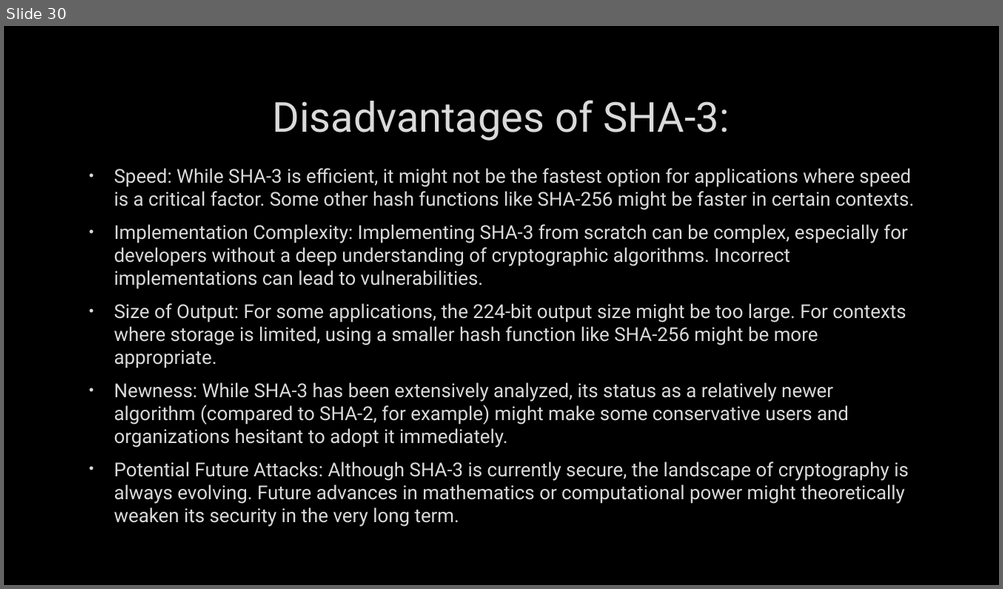
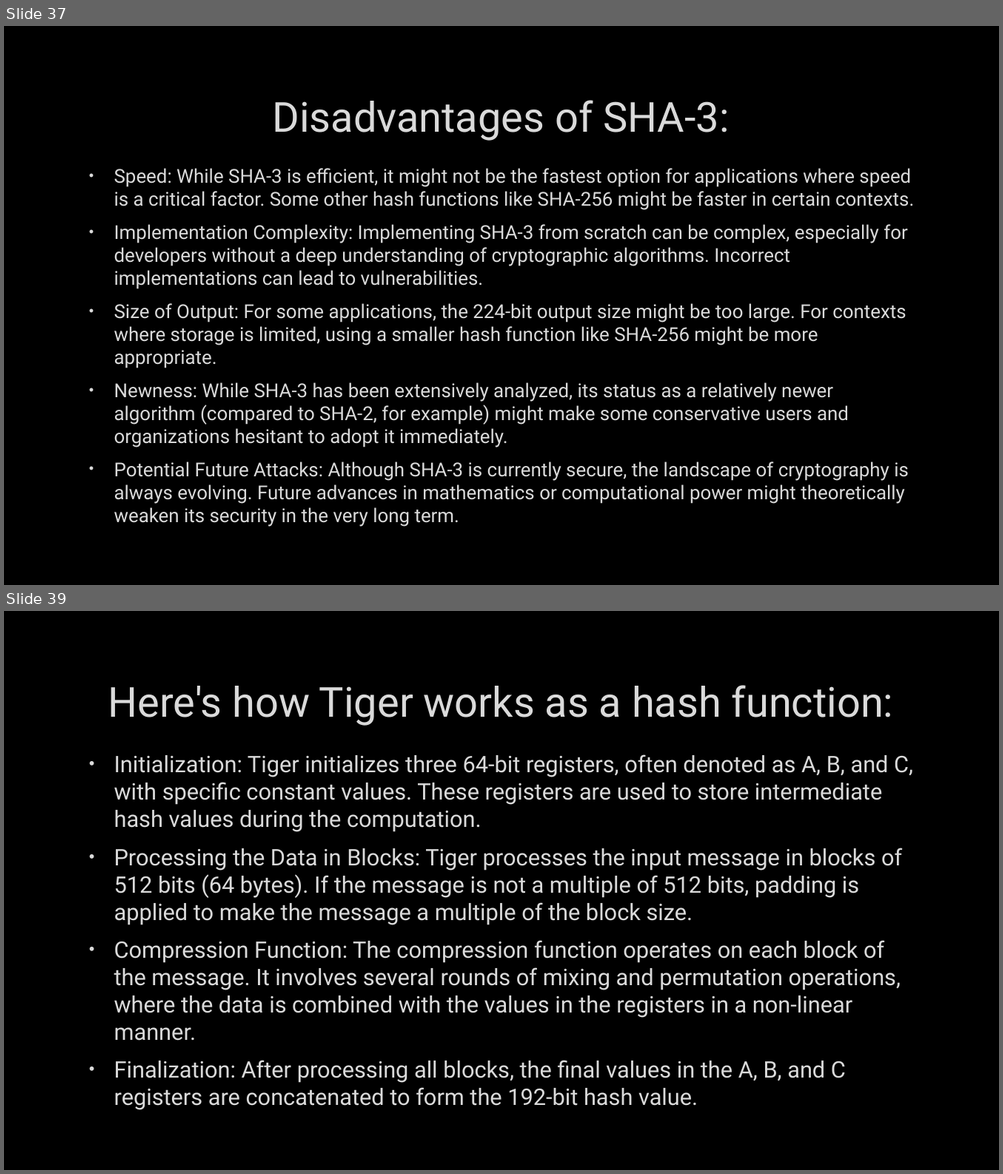
Before and after one commit to MohamedEmary/graduation-project, a slide deck: tasks/week-01/hashing.pptx. Shown one above the other, each under a label of ours: slide 30 before the commit, slides 37 and 39 after it; the slides between them are not shown. The pictures are 1003x589 and 1003x1174 pixels, drawn with LibreOffice and Linux fonts; fonts in the diff are those of the drawing; background and template pictures are left out. Boxes give left, top, right and bottom in pixels: in the first picture for what was removed or moved away, otherwise in the second. Text is boxed around its words. In the diff, an @@ line names an element or a change of style, - is before the commit and + after.

```diff
--- a/tasks/week-01/hashing.pptx
+++ b/tasks/week-01/hashing.pptx
@@ slide 39 added at [4,611,999,1170], background picture (left out) @@
@@ title added at [108,685,893,726], 40 pt, text #DADADA @@
+Here's how Tiger works as a hash function:
@@ text added at [114,755,913,1111], 22 pt, text #DADADA @@
+• Initialization: Tiger initializes three 64-bit registers, often denoted as A, B, and C, with specific constant values. These registers are used to store intermediate hash values during the computation.
+• Processing the Data in Blocks: Tiger processes the input message in blocks of 512 bits (64 bytes). If the message is not a multiple of 512 bits, padding is applied to make the message a multiple of the block size.
+• Compression Function: The compression function operates on each block of the message. It involves several rounds of mixing and permutation operations, where the data is combined with the values in the registers in a non-linear manner.
+• Finalization: After processing all blocks, the final values in the A, B, and C registers are concatenated to form the 192-bit hash value.
@@ what was slide 30 is now slide 37 @@
```
Also in this commit, not shown: 4 slides changed, 12 other slides added, 2 slides removed.
